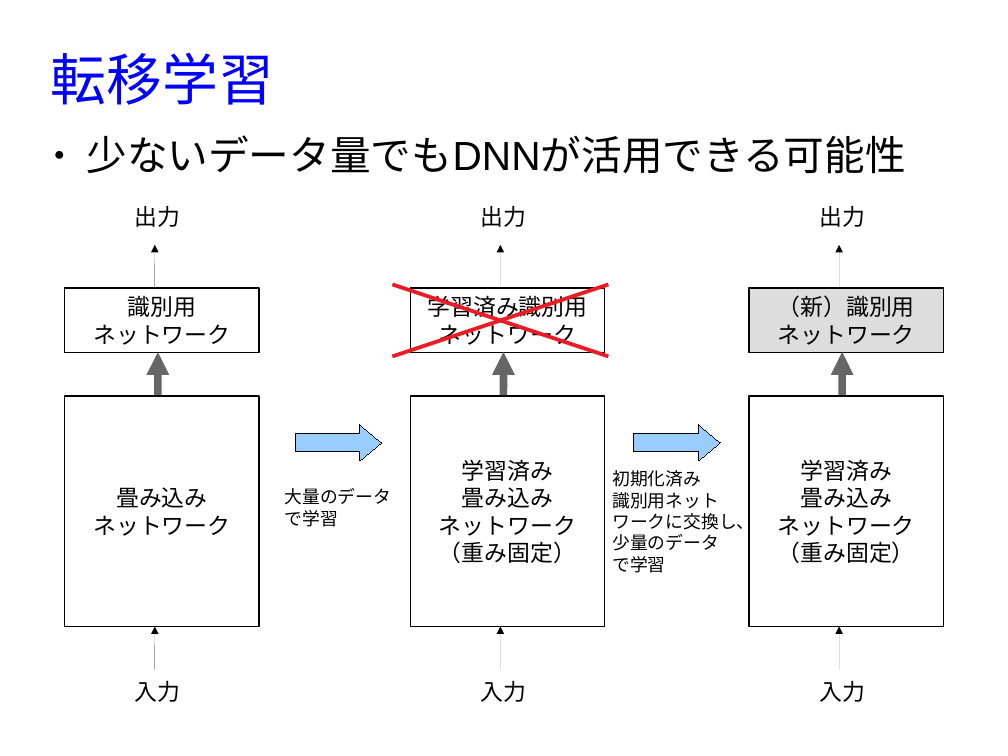
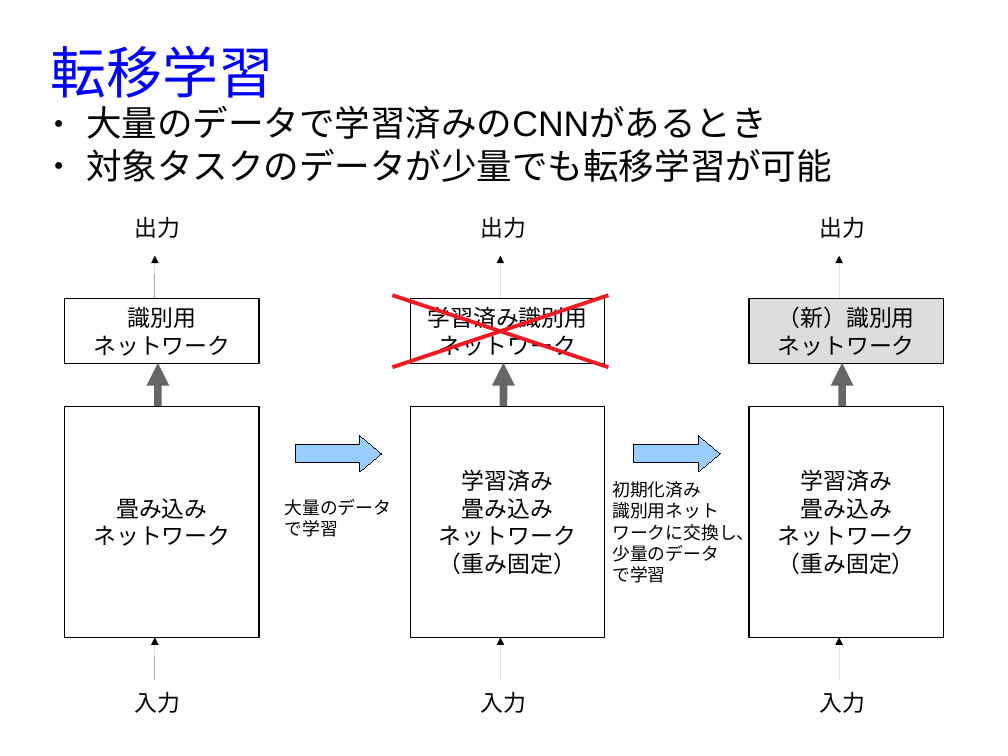
Before and after one commit to MasahiroAraki/MachineLearning, a slide deck: slide 16 of slides/chap09.odp (slide 23 before the commit). Drawn at 1008x756 pixels with LibreOffice and Linux fonts; fonts in the diff are those of the drawing. Boxes give left, top, right and bottom in pixels: in the first picture for what was removed or moved away, otherwise in the second. Text is boxed around its words. In the diff, an @@ line names an element or a change of style, - is before the commit and + after.

```diff
--- a/slides/chap09.odp
+++ b/slides/chap09.odp
@@ title "転移学習" rewrapped from box(50, 52, 273, 105) to box(50, 45, 273, 107) @@
@@ text at box(86, 106, 832, 182): text changed; size 32 to 28 pt @@
-● 少ないデータ量でもDNNが活用できる可能性
+● 大量のデータで学習済みのCNNがあるとき
+● 対象タスクのデータが少量でも転移学習が可能
@@ 9 arrows, 8 texts, 6 rectangles, 2 right arrows, 2 lines: place and size @@
-9 arrows, 8 texts, 6 rectangles, 2 right arrows, 2 lines at box(65, 205, 944, 702)
+9 arrows, 8 texts, 6 rectangles, 2 right arrows, 2 lines at box(65, 216, 944, 713)
```
Also in this commit, not shown: 15 other slides changed, 10 slides added, 11 slides removed, 30 other files.
